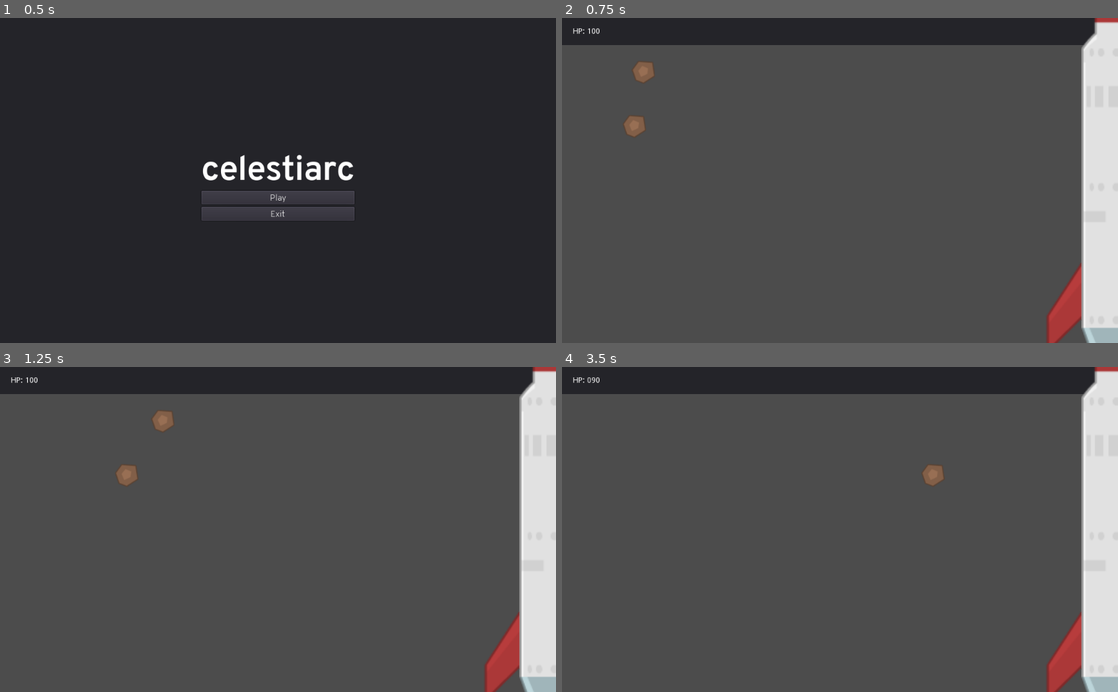
Above: before the commit, frames 1-4 (two rows, left to right).
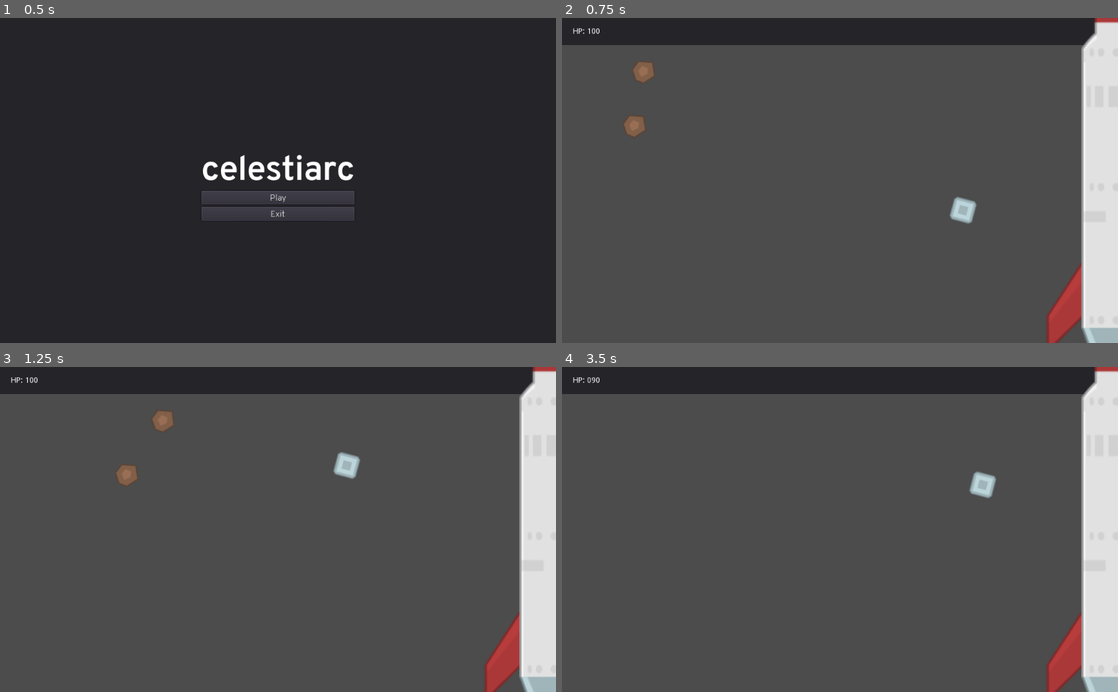
Above: after the commit, the same moments.

Repository: DrgnInventor/celestiarc
Game: Godot game, scene res://scenes/MainMenu.tscn
Two runs of this game, one before a commit and one after it. Both use one fixed random seed, a clock stepped at 60 frames per second and the inputs below.
Inputs:
- Up to frame 1 (0.5 s): no input
- Up to frame 2 (0.75 s): click "Play" at 0.5 s
- Up to frame 3 (1.25 s): no input
- Up to frame 4 (3.5 s): no input

Frame 1 is identical in both runs. In frame 2, 0.3% of the frame differs, in the area x 69-75%, y 54-64%; in frame 3, 0.3%; in frame 4, 0.5%, in the area x 64-79%, y 30-41%.

Commit message:
Create a basic rotating platform

Diff:
--- a/scenes/Main.tscn
+++ b/scenes/Main.tscn
@@ -1,7 +1,8 @@
-[gd_scene load_steps=3 format=2]
+[gd_scene load_steps=4 format=2]
 
 [ext_resource path="res://scenes/SpaceStation.tscn" type="PackedScene" id=1]
 [ext_resource path="res://scripts/main.gd" type="Script" id=2]
+[ext_resource path="res://scenes/RotatingPlatform.tscn" type="PackedScene" id=3]
 
 [node name="Main" type="Node2D"]
 script = ExtResource( 2 )
@@ -31,3 +32,7 @@
 
 [node name="SpaceStation" parent="." instance=ExtResource( 1 )]
 position = Vector2( 1021.85, 296.665 )
+
+[node name="RotatingPlatform" parent="." instance=ExtResource( 3 )]
+position = Vector2( 688.777, 268.303 )
+rotational_velocity = 6.28
--- /dev/null
+++ b/scenes/RotatingPlatform.tscn
@@ -0,0 +1,18 @@
+[gd_scene load_steps=4 format=2]
+
+[ext_resource path="res://assets/boxy-shape.png" type="Texture" id=1]
+[ext_resource path="res://scripts/RotatingPlatform.gd" type="Script" id=2]
+
+[sub_resource type="CircleShape2D" id=1]
+radius = 25.6256
+
+[node name="RotatingPlatform" type="Node2D"]
+script = ExtResource( 2 )
+
+[node name="Collider" type="KinematicBody2D" parent="."]
+
+[node name="Sprite" type="Sprite" parent="Collider"]
+texture = ExtResource( 1 )
+
+[node name="CollisionShape2D" type="CollisionShape2D" parent="Collider"]
+shape = SubResource( 1 )
--- a/scripts/Meteor.gd
+++ b/scripts/Meteor.gd
@@ -7,8 +7,11 @@
 
 func _physics_process(delta):
 	var collision = move_and_collide(velocity * direction_vector * delta)
-	if collision and _is_space_station(collision.get_collider()):
-		emit_signal("hit")
+
+	if collision:
+		if _is_space_station(collision.get_collider()):
+			emit_signal("hit")
+
 		queue_free()
 
 
--- /dev/null
+++ b/scripts/RotatingPlatform.gd
@@ -0,0 +1,13 @@
+extends Node2D
+
+export var radius = 100
+export var rotational_velocity = 1.07
+onready var collider = $Collider
+
+
+func _ready():
+	collider.position.x += radius
+
+
+func _physics_process(delta):
+	rotation += rotational_velocity * delta
Binary file added: assets/boxy-shape.png
Not shown, added: assets/boxy-shape.png.import
